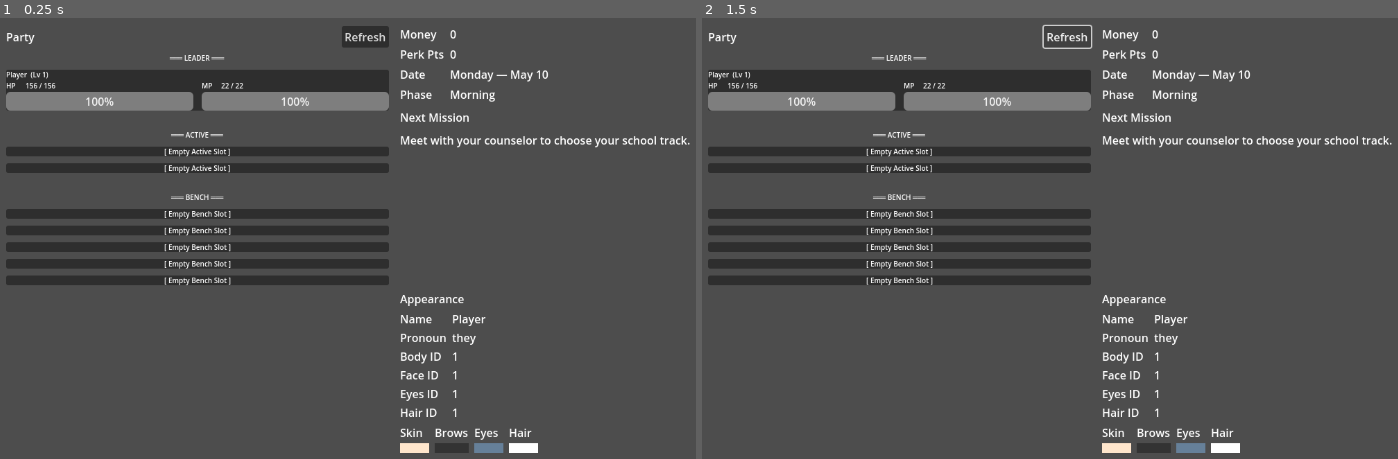
Above: before the commit, frames 1-2 (left to right).
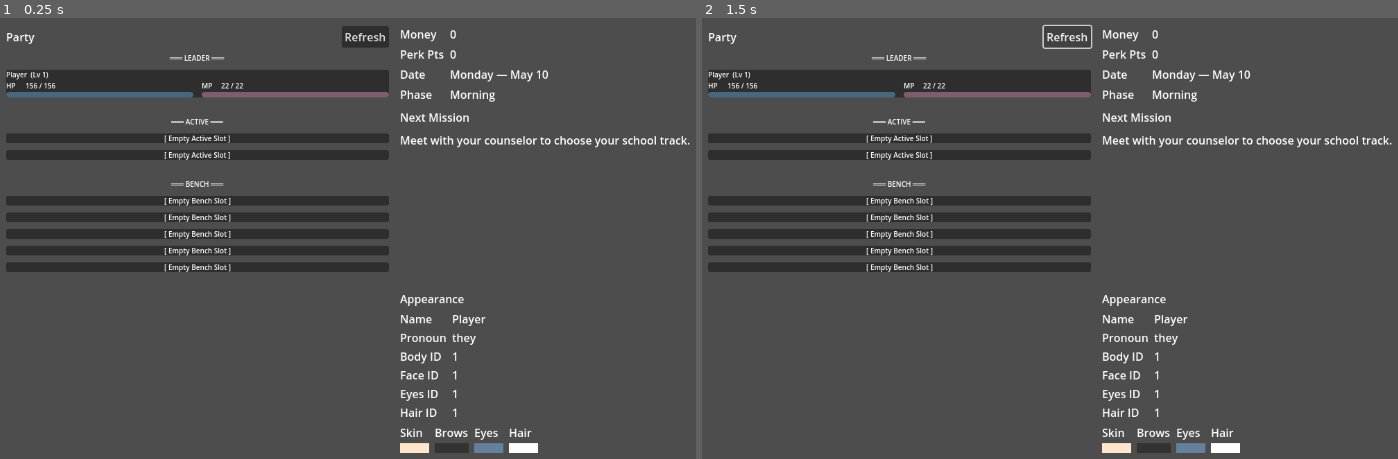
Above: after the commit, the same moments.

Repository: Cristal-Lucina/Psyokin
Game: Godot game, scene res://scenes/main_menu/panels/StatusPanel.tscn
Two runs of this game, one before a commit and one after it. Both use one fixed random seed, a clock stepped at 60 frames per second and the inputs below. This scene is started directly instead of the project's main scene.
Inputs:
- Up to frame 1 (0.25 s): no input
- Up to frame 2 (1.5 s): click "Refresh" at 0.5 s; click "Refresh" at 1.25 s

The runs differ from the first frame. In frame 1, 11% of the frame differs, in the area x 0-56%, y 16-61%; in frame 2, 11%.

Commit message:
Fix switch functionality and add colored HP/MP bars
Fixed critical bug preventing member swapping and improved visual
clarity of HP/MP bars with color coding.

Switch Button Fix (GameState.gd):
- Fixed swap_active_bench() validation logic
- Changed from checking party.size() to explicit slot check (1-2 only)
- Added party array expansion to handle empty slots
- Now correctly swaps members in slots 1 and 2 regardless of party size
- Allows swapping into empty active slots from bench

Previous bug:
- If party had 2 members, slot 2 swap would fail (2 >= party.size())
- Now works correctly: allows slots 1 and 2 independent of party size

HP/MP Bar Improvements (StatusPanel.gd):
- Set show_percentage = false to remove percentage text overlay
- HP bars: Light blue tint (Color 0.5, 0.8, 1.0)
- MP bars: Light pink tint (Color 1.0, 0.7, 0.85)
- Visual color coding makes it easier to distinguish HP vs MP at a glance

Result:
- Switch button now properly shows bench members in picker
- Clicking a bench member successfully swaps them with active member
- Display refreshes immediately after swap
- HP/MP bars are color-coded for better readability

🤖 Generated with [Claude Code](https://claude.com/claude-code)

Co-Authored-By: Claude <noreply@anthropic.com>

Diff:
--- a/scripts/core/GameState.gd
+++ b/scripts/core/GameState.gd
@@ -428,12 +428,16 @@
 
 ## Swaps an active party member with a bench member. Returns false if invalid.
 func swap_active_bench(active_index: int, bench_member_id: String) -> bool:
-	if active_index < 1 or active_index >= party.size():
+	if active_index < 1 or active_index > 2:
 		return false  # Only allow swapping slots 1-2 (not hero at 0)
 
 	var bench_mem: String = String(bench_member_id).strip_edges()
 	if bench_mem == "" or not bench.has(bench_mem):
 		return false  # Bench member not found
+
+	# Ensure party array has enough slots
+	while party.size() < active_index + 1:
+		party.append("")
 
 	var active_mem: String = party[active_index]
 	if active_mem == "hero":
--- a/scripts/main_menu/panels/StatusPanel.gd
+++ b/scripts/main_menu/panels/StatusPanel.gd
@@ -384,6 +384,8 @@
 		var hp_bar := ProgressBar.new()
 		hp_bar.size_flags_horizontal = Control.SIZE_EXPAND_FILL
 		hp_bar.custom_minimum_size.y = 8  # Half height (was ~16px default)
+		hp_bar.show_percentage = false  # Remove percentage text
+		hp_bar.modulate = Color(0.5, 0.8, 1.0)  # Light blue
 		hp_bar.min_value = 0.0
 		hp_bar.max_value = float(hp_max_i)
 		hp_bar.value = clamp(float(hp_i), 0.0, float(hp_max_i))
@@ -416,6 +418,8 @@
 		var mp_bar := ProgressBar.new()
 		mp_bar.size_flags_horizontal = Control.SIZE_EXPAND_FILL
 		mp_bar.custom_minimum_size.y = 8  # Half height (was ~16px default)
+		mp_bar.show_percentage = false  # Remove percentage text
+		mp_bar.modulate = Color(1.0, 0.7, 0.85)  # Light pink
 		mp_bar.min_value = 0.0
 		mp_bar.max_value = float(mp_max_i)
 		mp_bar.value = clamp(float(mp_i), 0.0, float(mp_max_i))
